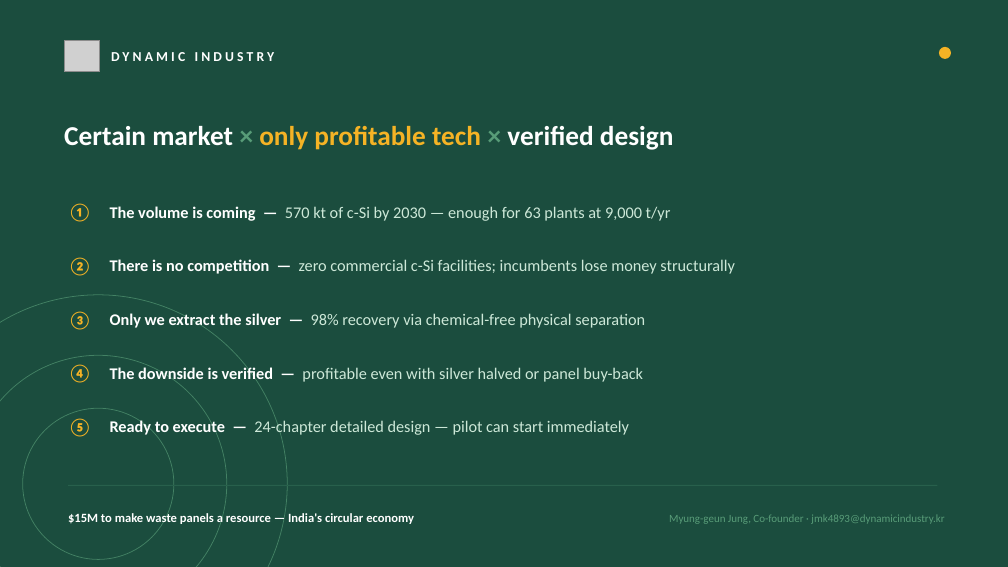
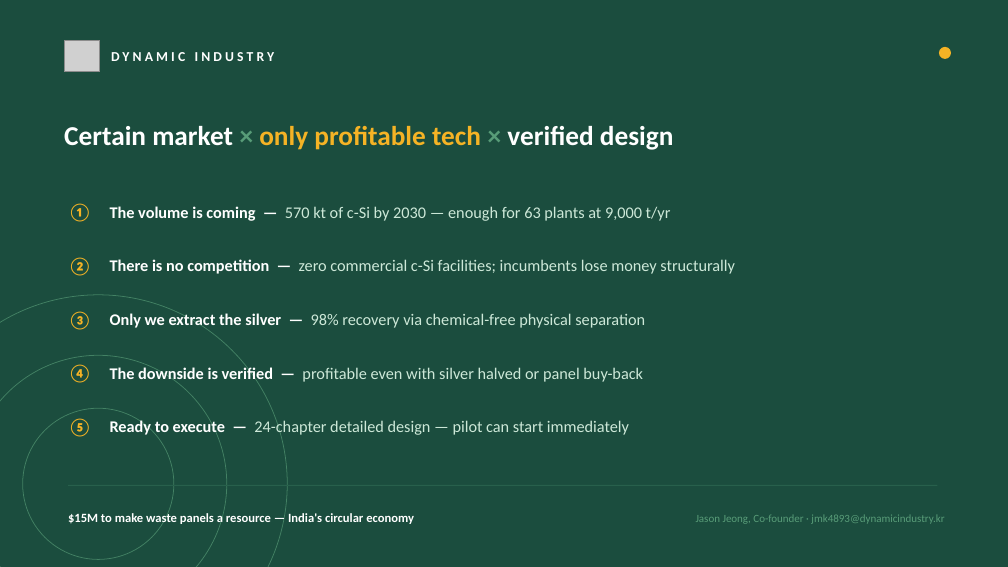
Before and after one commit to jmk4893-sys/Dynamic-industry, a slide deck: slide 6 of Dynamic_Industry_Elevator_Deck_EN.pptx. Drawn at 1008x567 pixels with LibreOffice and Linux fonts; fonts in the diff are those of the drawing; grey boxes stand for pictures. Boxes give left, top, right and bottom in pixels: in the first picture for what was removed or moved away, otherwise in the second. Text is boxed around its words. In the diff, an @@ line names an element or a change of style, - is before the commit and + after.

```diff
--- a/Dynamic_Industry_Elevator_Deck_EN.pptx
+++ b/Dynamic_Industry_Elevator_Deck_EN.pptx
@@ text at (696, 515, 944, 524): text changed @@
-Myung-geun Jung, Co-founder · jmk4893@dynamicindustry.kr
+Jason Jeong, Co-founder · jmk4893@dynamicindustry.kr
```
Also in this commit, not shown: 1 other slide changed, 3 other files.
